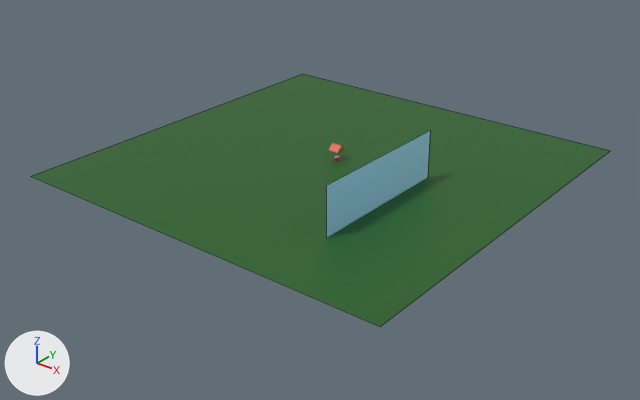
An edit to the Blender file Section 1 Getting Going In Blender/Lightning - Well.blend, drawn before and after from the same camera.
Rendered twice from a 50 mm camera at (149.5, -194.6, 104.9) aimed at (1.8, -9.9, -9.6). Arrows for +X, +Y and +Z are at lower left; the lights stay in place. Mesh edges are drawn as thin lines on the coarser meshes.

Names of what the first picture shows: 'Ground', 'Sky'.
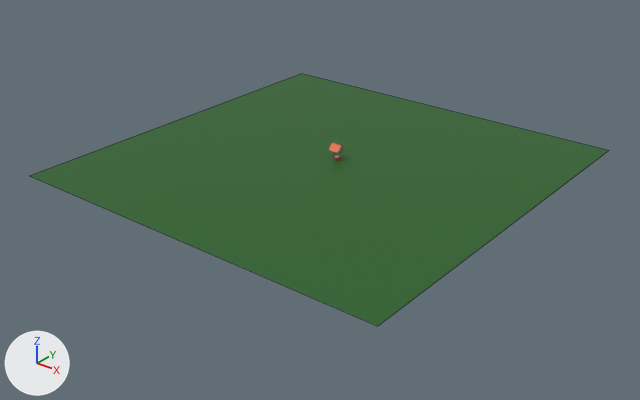
Where the change shows, as pixel boxes (x1, y1, x2, y2) in the pictures (640 x 400 px):
'Ground', moved
    before: (31, 74, 611, 326)
    after: (30, 74, 609, 326)
'Sky', deleted (cyan)
    before: (326, 131, 430, 238)

Patch to the scene script:
```diff
--- a/Section 1 Getting Going In Blender/Lightning - Well.blend.py
+++ b/Section 1 Getting Going In Blender/Lightning - Well.blend.py
@@ ob_ground @@
 ob_ground = bpy.data.objects.new('Ground', me_plane_001)
-ob_ground.location = (0.7, -3.8, 0.0)
+ob_ground.location = (0.2, -3.9, 0.0)
 ob_ground.scale = (61.2, 61.2, 61.2)
@@ ob_sky @@
-ob_sky = bpy.data.objects.new('Sky', me_plane)
-ob_sky.location = (28.8, -17.9, 1.8)
-ob_sky.rotation_euler = (0.0, 1.571, 0.0)  # degrees (0, 90, 0)
-ob_sky.scale = (12.6, 23.4, 12.6)
```
